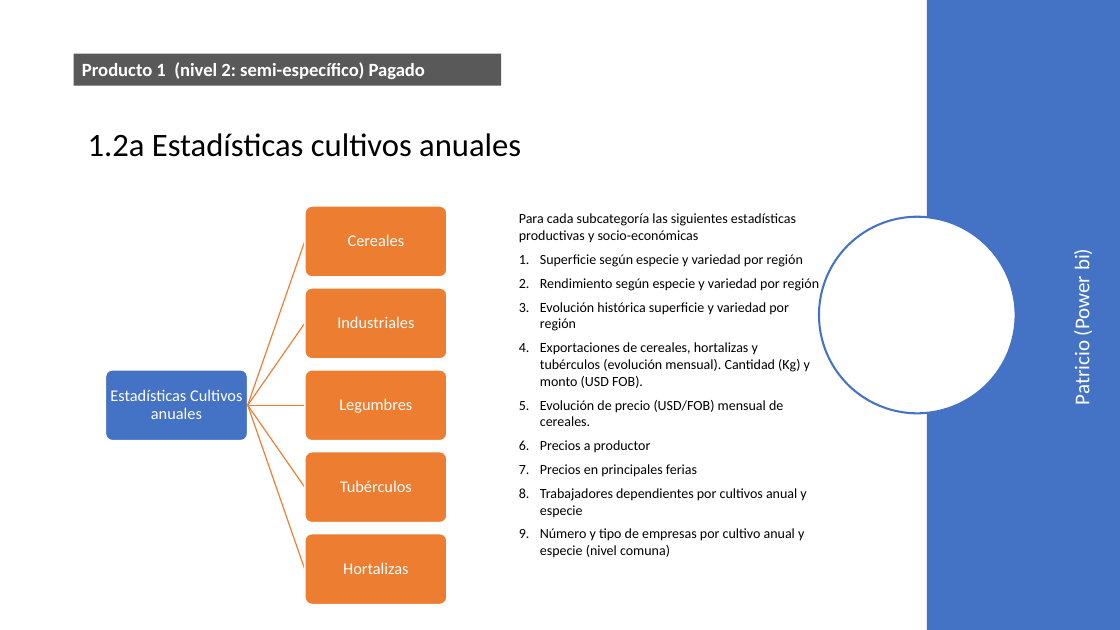
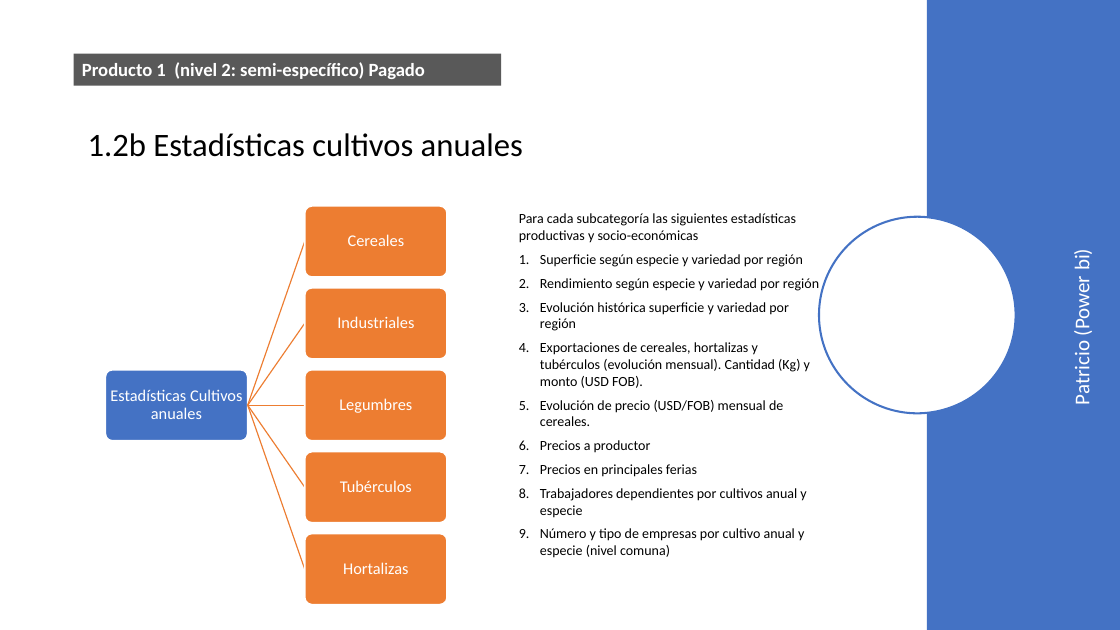
Before and after one commit to Sud-Austral/DATA-AGRO, a slide deck: slide 10 of Repositorio Agricultura/Para power bi/Chile/Agricola/Power Bi (variables a mostrar).pptx (slide 5 before the commit). Drawn at 1120x630 pixels with LibreOffice and Linux fonts; fonts in the diff are those of the drawing. Boxes give left, top, right and bottom in pixels: in the first picture for what was removed or moved away, otherwise in the second. Text is boxed around its words. In the diff, an @@ line names an element or a change of style, - is before the commit and + after.

```diff
--- a/Repositorio Agricultura/Para power bi/Chile/Agricola/Power Bi (variables a mostrar).pptx
+++ b/Repositorio Agricultura/Para power bi/Chile/Agricola/Power Bi (variables a mostrar).pptx
@@ title at (x1=88, y1=133, x2=523, y2=157): text changed @@
-1.2a Estadísticas cultivos anuales
+1.2b Estadísticas cultivos anuales
```
Also in this commit, not shown: 8 other slides changed, 10 slides added, 2 slides removed, 18 other files.
